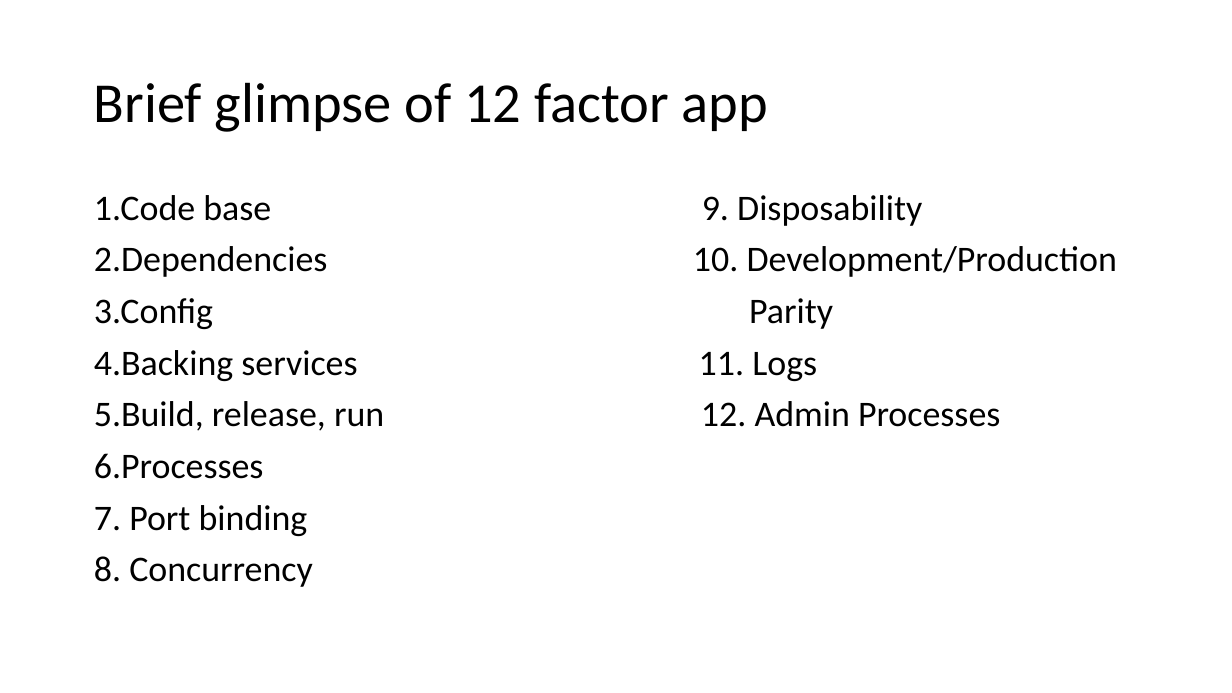
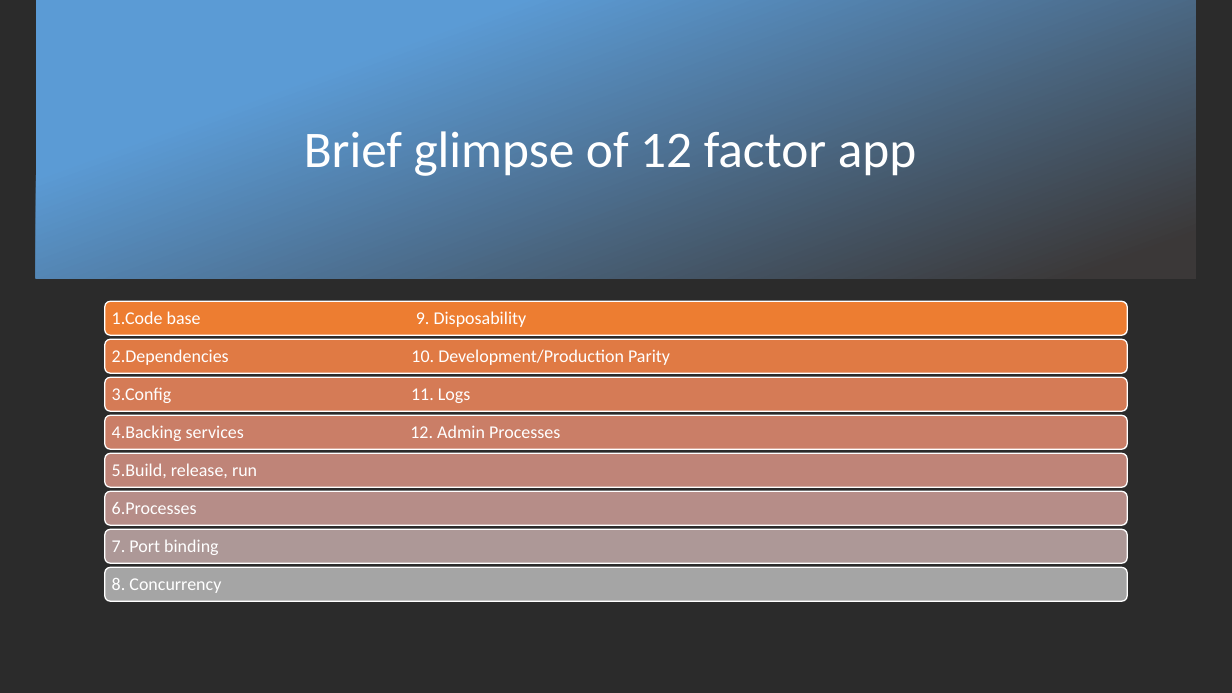
Before and after one commit to nnikunj/fdp, a slide deck: slide 5 of CloudNativeApps.pptx. Drawn at 1232x693 pixels with LibreOffice and Linux fonts; fonts in the diff are those of the drawing; background and template pictures are left out; a plain dark background stands for a picture behind light text. Boxes give left, top, right and bottom in pixels: in the first picture for what was removed or moved away, otherwise in the second. Text is boxed around its words. In the diff, an @@ line names an element or a change of style, - is before the commit and + after.

Commit message:
Presentation updated.

```diff
--- a/CloudNativeApps.pptx
+++ b/CloudNativeApps.pptx
@@ background #FFFFFF to picture (left out) @@
@@ rectangle added at (36,0,1197,278), fill gradient #5B9BD5 to #3B3838 @@
@@ title "Brief glimpse of 12 factor ...": place and size @@
-title "Brief glimpse of 12 factor ..." at (94,82,768,132)
+title "Brief glimpse of 12 factor ..." at (304,131,916,176)
@@ title "Brief glimpse of 12 factor ..." at (304,131,916,176): size 44 to 40 pt, text colour #000000 to #FFFFFF; alignment left to centre @@
@@ text removed at (94,195,384,587) @@
-1.Code base 9. Disposability
-2.Dependencies 10. Development/Production
-3.Config Parity
-4.Backing services 11. Logs
-5.Build, release, run 12. Admin Processes
-6.Processes
-7. Port binding
-8. Concurrency
@@ group added at (104,301,1128,602): 8 rounded rectangles, 8 texts @@
+1.Code base 9. Disposability
+2.Dependencies 10. Development/Production Parity
+3.Config 11. Logs
+4.Backing services 12. Admin Processes
+5.Build, release, run
+6.Processes
+7. Port binding
+8. Concurrency
```
Also in this commit, not shown: 3 other slides changed, 1 slide added.
